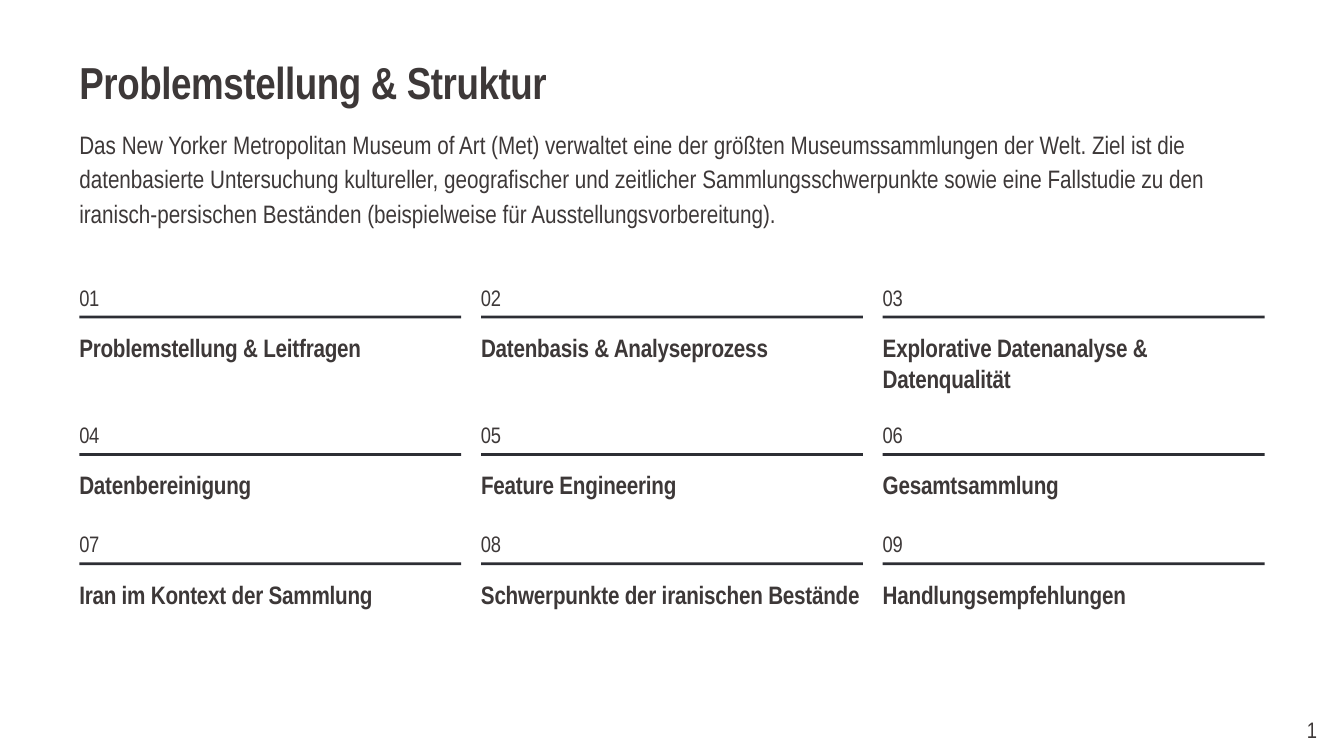
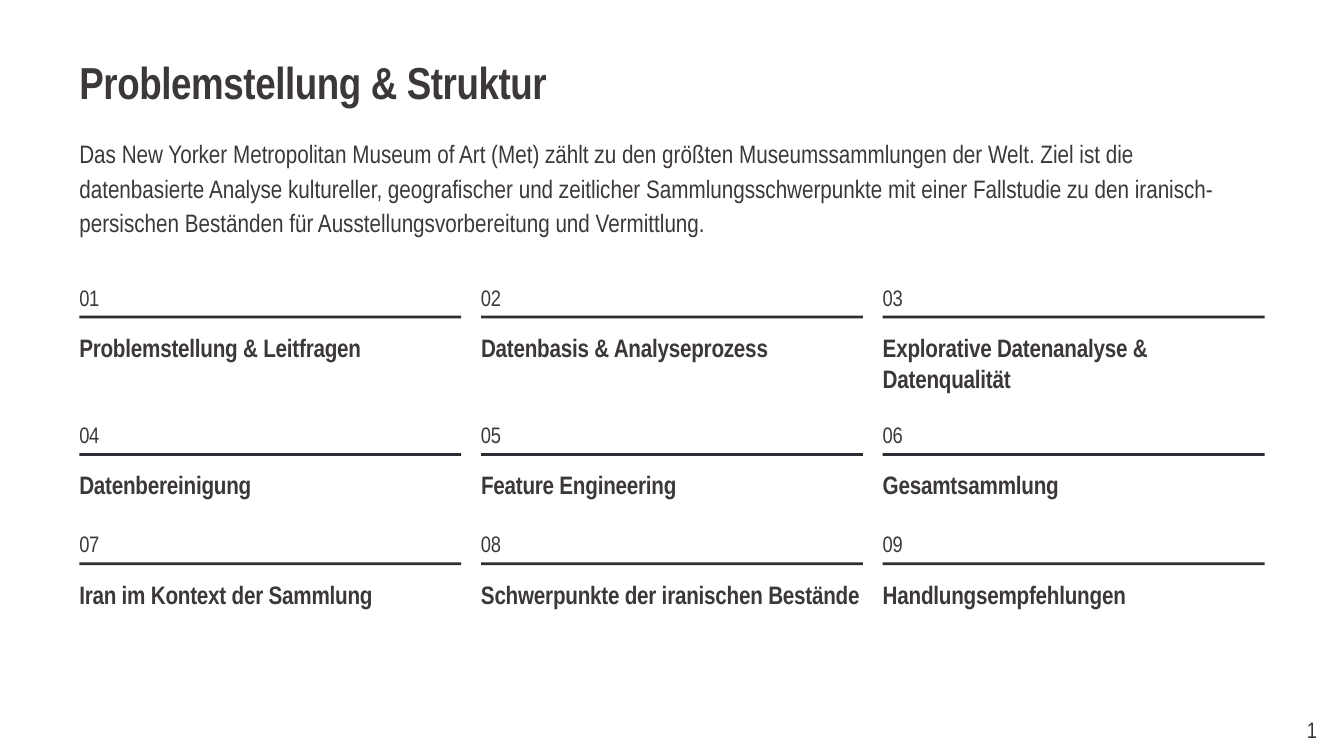
Before and after one commit to dr-dennis-theiss/met-iran-collection-analysis, a slide deck: slide 2 of presentation.pptx. Drawn at 1344x756 pixels with LibreOffice and Linux fonts; fonts in the diff are those of the drawing. Boxes give left, top, right and bottom in pixels: in the first picture for what was removed or moved away, otherwise in the second. Text is boxed around its words. In the diff, an @@ line names an element or a change of style, - is before the commit and + after.

```diff
--- a/presentation.pptx
+++ b/presentation.pptx
@@ text at [79, 144, 1213, 238]: text changed @@
-Das New Yorker Metropolitan Museum of Art (Met) verwaltet eine der größten Museumssammlungen der Welt. Ziel ist die datenbasierte Untersuchung kultureller, geografischer und zeitlicher Sammlungsschwerpunkte sowie eine Fallstudie zu den iranisch-persischen Beständen (beispielweise für Ausstellungsvorbereitung).
+Das New Yorker Metropolitan Museum of Art (Met) zählt zu den größten Museumssammlungen der Welt. Ziel ist die datenbasierte Analyse kultureller, geografischer und zeitlicher Sammlungsschwerpunkte mit einer Fallstudie zu den iranisch-persischen Beständen für Ausstellungsvorbereitung und Vermittlung.
```
Also in this commit, not shown: 8 other slides changed, 1 slide added.
